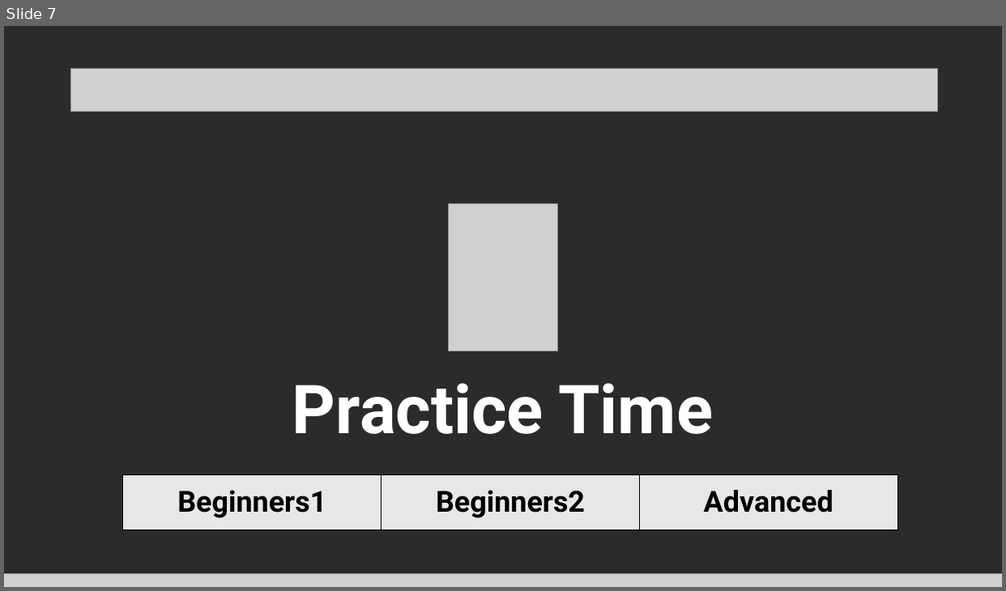
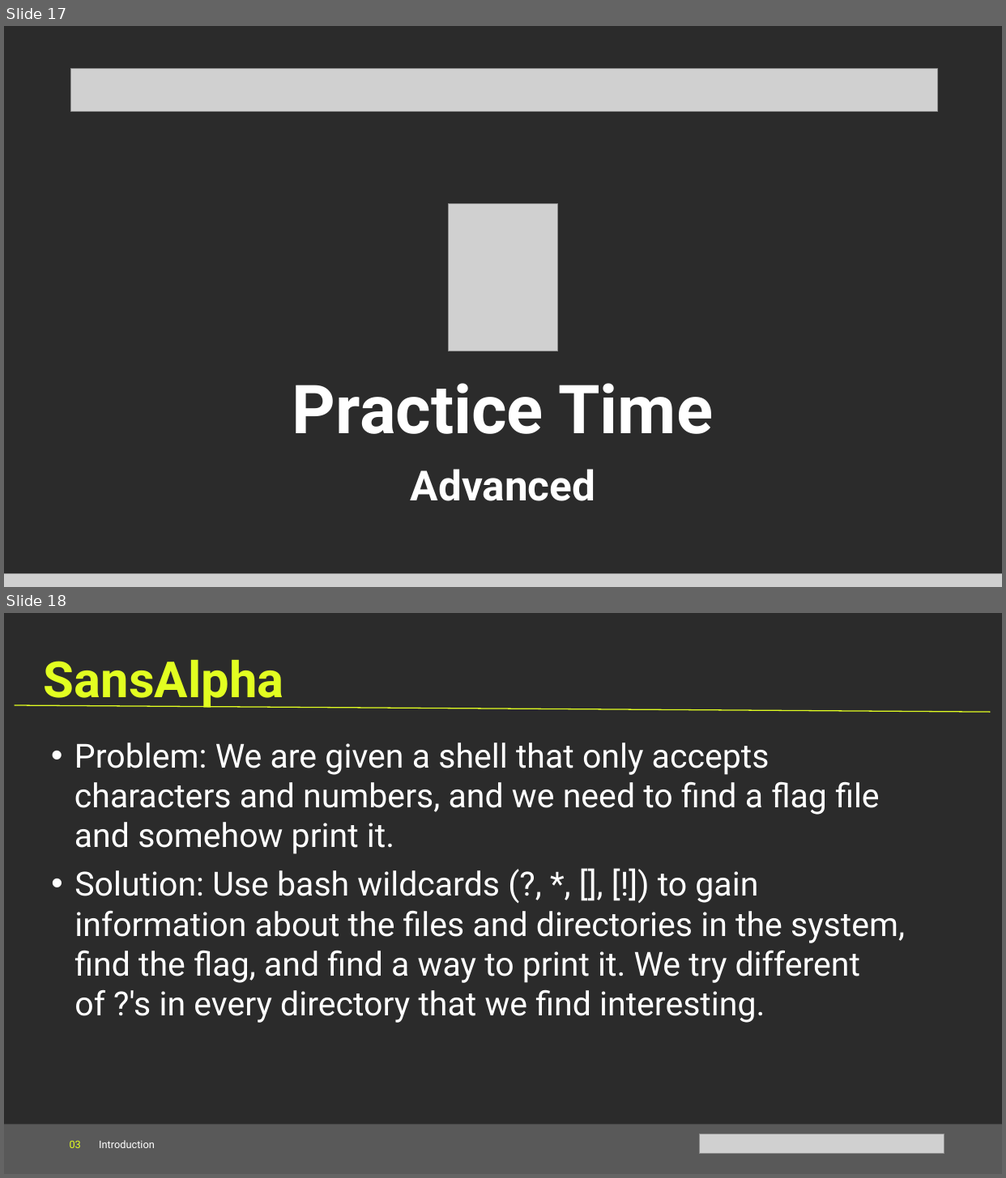
Before and after one commit to Cyanivde/technion-ctf, a slide deck: files/introduction.pptx. Shown one above the other, each under a label of ours: slide 7 before the commit, slides 17 and 18 after it. The pictures are 1006x591 and 1006x1178 pixels, drawn with LibreOffice and Linux fonts; fonts in the diff are those of the drawing; grey boxes stand for pictures; background and template pictures are left out; a plain dark background stands for a picture behind light text. Boxes give left, top, right and bottom in pixels: in the first picture for what was removed or moved away, otherwise in the second. Text is boxed around its words. In the diff, an @@ line names an element or a change of style, - is before the commit and + after.

```diff
--- a/files/introduction.pptx
+++ b/files/introduction.pptx
@@ slide 18 added at box(4, 613, 1002, 1174), background picture (left out) @@
@@ text added at box(44, 660, 284, 708), 48 pt, text #E2FE21, bold @@
+SansAlpha
@@ line added from (15, 705) to (991, 712), #E2FE21 1 pt @@
@@ text added at box(74, 743, 880, 854), 32 pt, text #FFFFFF @@
+• Problem: We are given a shell that only accepts characters and numbers, and we need to find a flag file and somehow print it.
@@ text added at box(74, 871, 905, 1023), 32 pt, text #FFFFFF @@
+• Solution: Use bash wildcards (?, *, [], [!]) to gain information about the files and directories in the system, find the flag, and find a way to print it. We try different of ?'s in every directory that we find interesting.
@@ rectangle added at box(4, 1124, 1002, 1174), fill #595959 @@
@@ text added at box(70, 1140, 155, 1148), 10 pt, text #FFFFFF @@
+03 Introduction
@@ picture added at box(700, 1134, 944, 1154) @@
@@ what was slide 7 is now slide 17 @@
@@ slide 17 changed as well @@
@@ table removed at box(123, 476, 898, 531), 1 rows, 3 columns @@
-Beginners1 | Beginners2 | Advanced
@@ text at box(411, 469, 596, 501): paragraph added @@
+Advanced
```
Also in this commit, not shown: 6 other slides changed, 12 other slides added, 2 other files.
